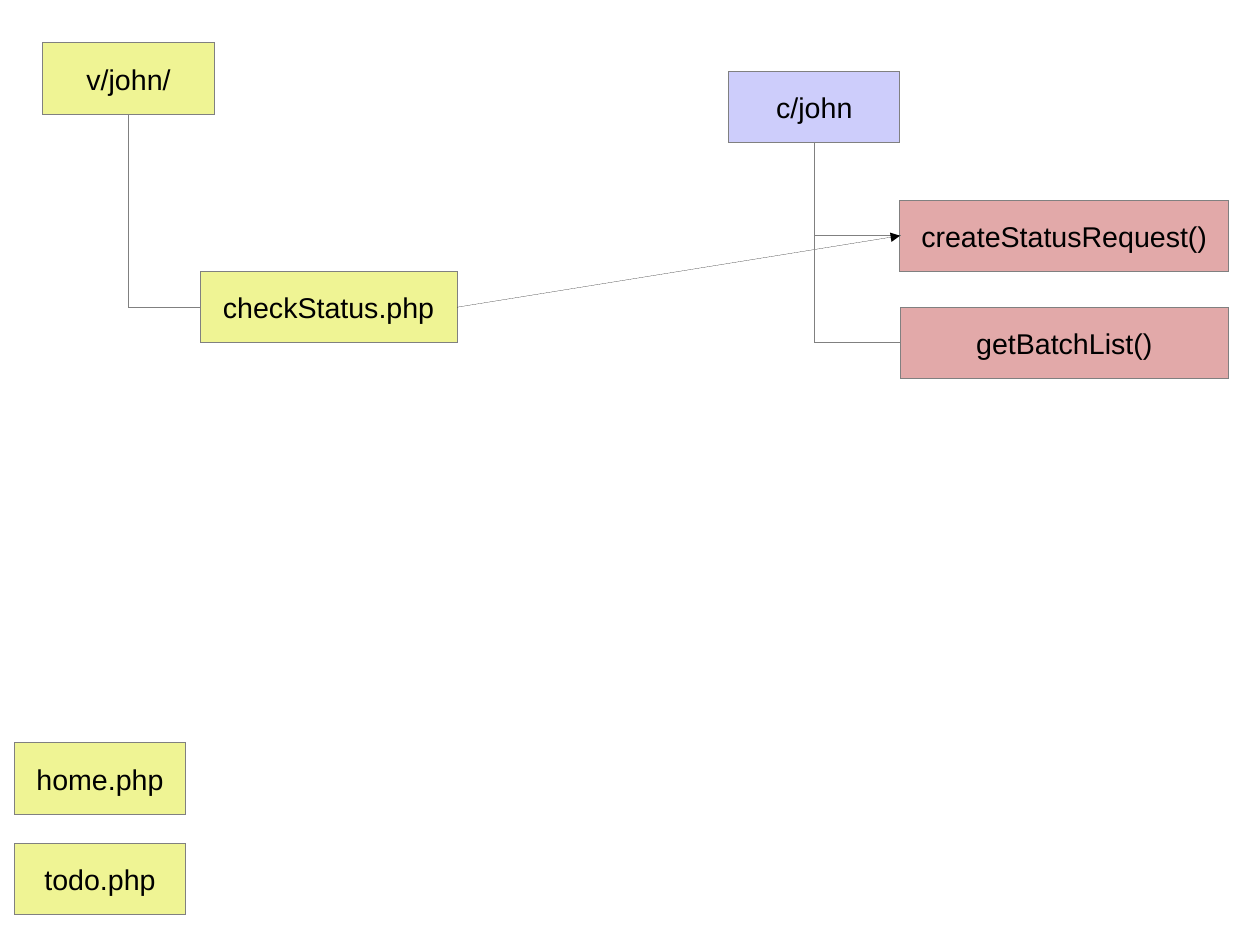
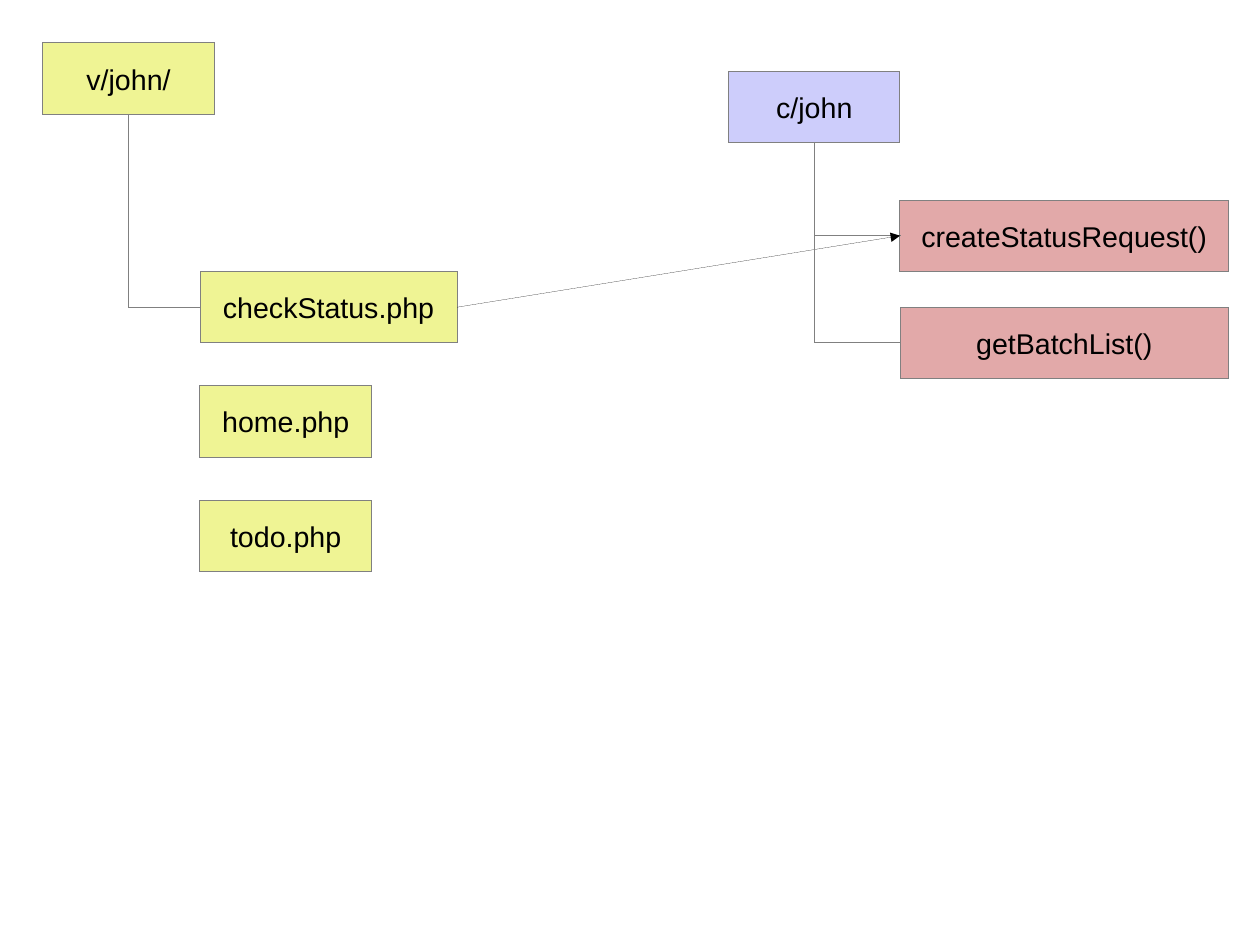
Before and after one commit to JamesLeB/Stout, a slide deck: slide 7 of Documents/BillingSystem.odp (slide 6 before the commit). Drawn at 1260x945 pixels with LibreOffice and Linux fonts; fonts in the diff are those of the drawing. Boxes give left, top, right and bottom in pixels: in the first picture for what was removed or moved away, otherwise in the second. Text is boxed around its words. In the diff, an @@ line names an element or a change of style, - is before the commit and + after.

```diff
--- a/Documents/BillingSystem.odp
+++ b/Documents/BillingSystem.odp
@@ rectangle "home.php": place and size @@
-rectangle "home.php" at [14, 743, 185, 814]
+rectangle "home.php" at [200, 385, 372, 456]
@@ rectangle "todo.php": place and size @@
-rectangle "todo.php" at [15, 844, 186, 915]
+rectangle "todo.php" at [200, 500, 372, 571]
```
Also in this commit, not shown: 3 other slides changed, 2 slides added.
